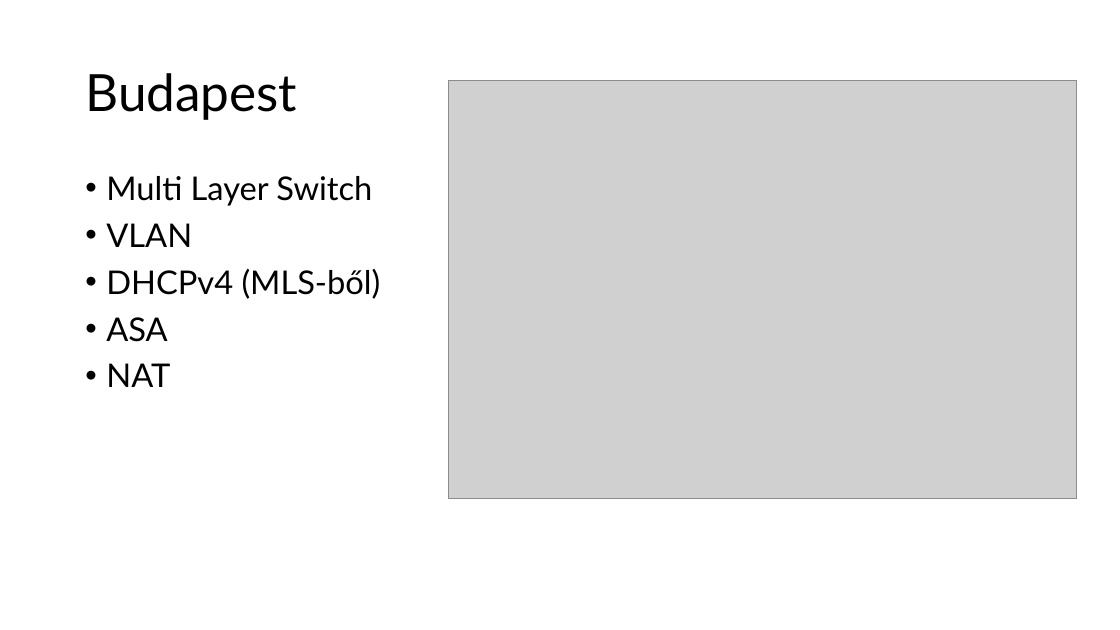
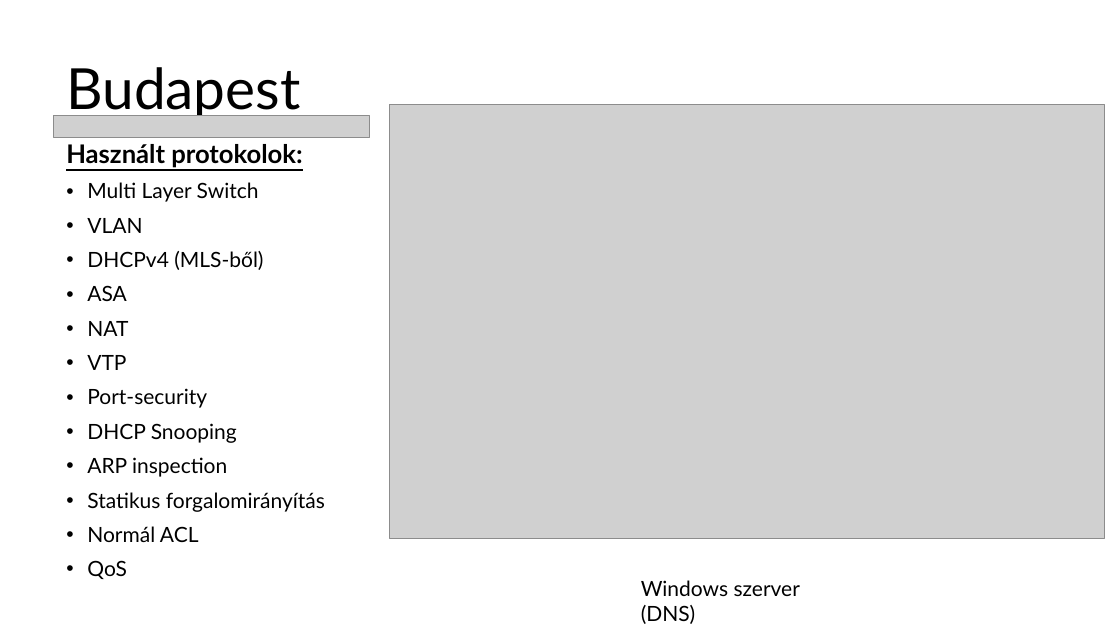
Before and after one commit to torokpeter7/CoreLink-KFT, a slide deck: slide 7 of Végleges/CoreLink_KFT.pptx (slide 6 before the commit). Drawn at 1120x630 pixels with LibreOffice and Linux fonts; fonts in the diff are those of the drawing; grey boxes stand for pictures. Boxes give left, top, right and bottom in pixels: in the first picture for what was removed or moved away, otherwise in the second. Text is boxed around its words. In the diff, an @@ line names an element or a change of style, - is before the commit and + after.

```diff
--- a/Végleges/CoreLink_KFT.pptx
+++ b/Végleges/CoreLink_KFT.pptx
@@ title "Budapest": place and size @@
-title "Budapest" at (85,73,297,120)
+title "Budapest" at (66,67,300,120)
@@ title "Budapest" at (66,67,300,120): size 44 to 48.6 pt; vertical alignment middle to bottom @@
@@ picture added at (54,115,370,137) @@
@@ picture: place and size @@
-picture at (449,81,1077,499)
+picture at (390,104,1105,539)
@@ text "Használt protokolok:": place and size @@
-text "Használt protokolok:" at (106,176,381,387)
+text "Használt protokolok:" at (66,144,325,579)
@@ text at (66,144,302,168): paragraph added @@
+Használt protokolok:
@@ text at (87,182,263,336): size 28 to 18 pt in "Multi Layer Switch", "VLAN", "DHCPv4 (MLS-ből)", "ASA" and 1 more places @@
@@ rectangle added at (54,227,369,253), fill #FFFFFF, outline #FFFFFF 1.5 pt @@
@@ text at (87,355,325,579): paragraphs added @@
+• VTP
+• Port-security
+• DHCP Snooping
+• ARP inspection
+• Statikus forgalomirányítás
+• Normál ACL
+• QoS
@@ text added at (641,580,800,624), 18 pt, text #000000 @@
+Windows szerver (DNS)
```
Also in this commit, not shown: 6 other slides changed, 11 slides added, 5 slides removed.
